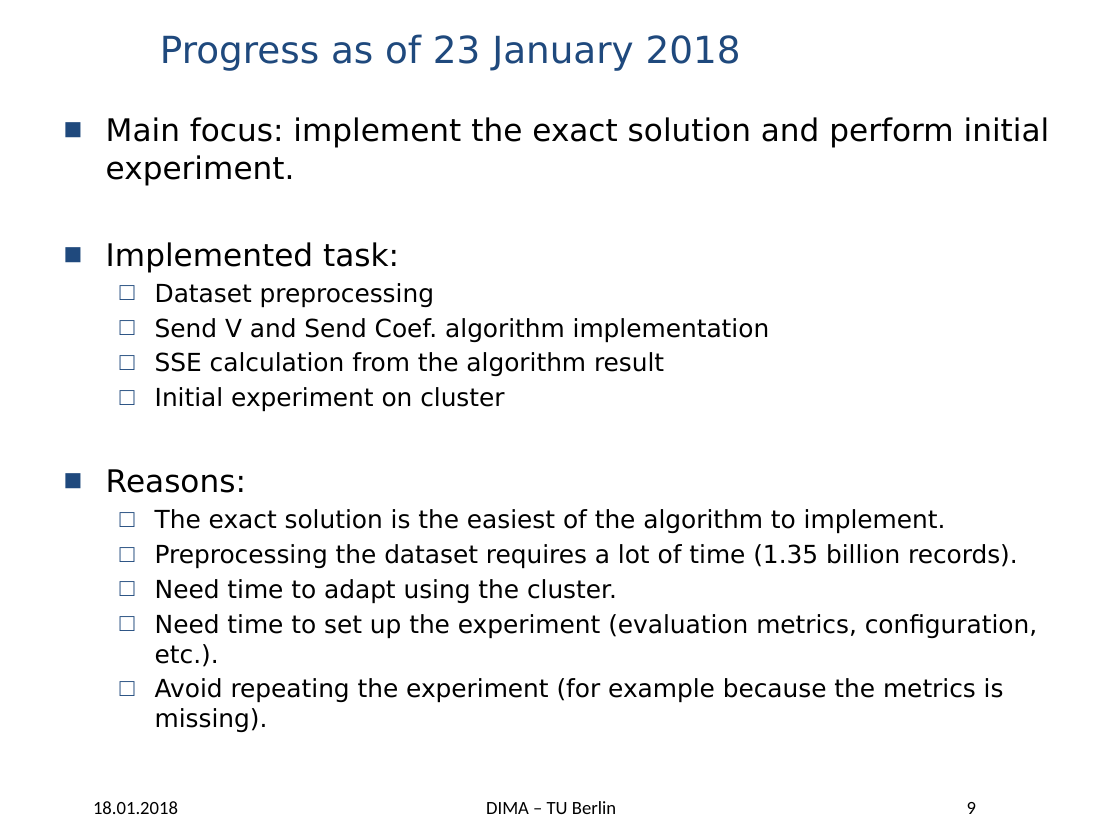
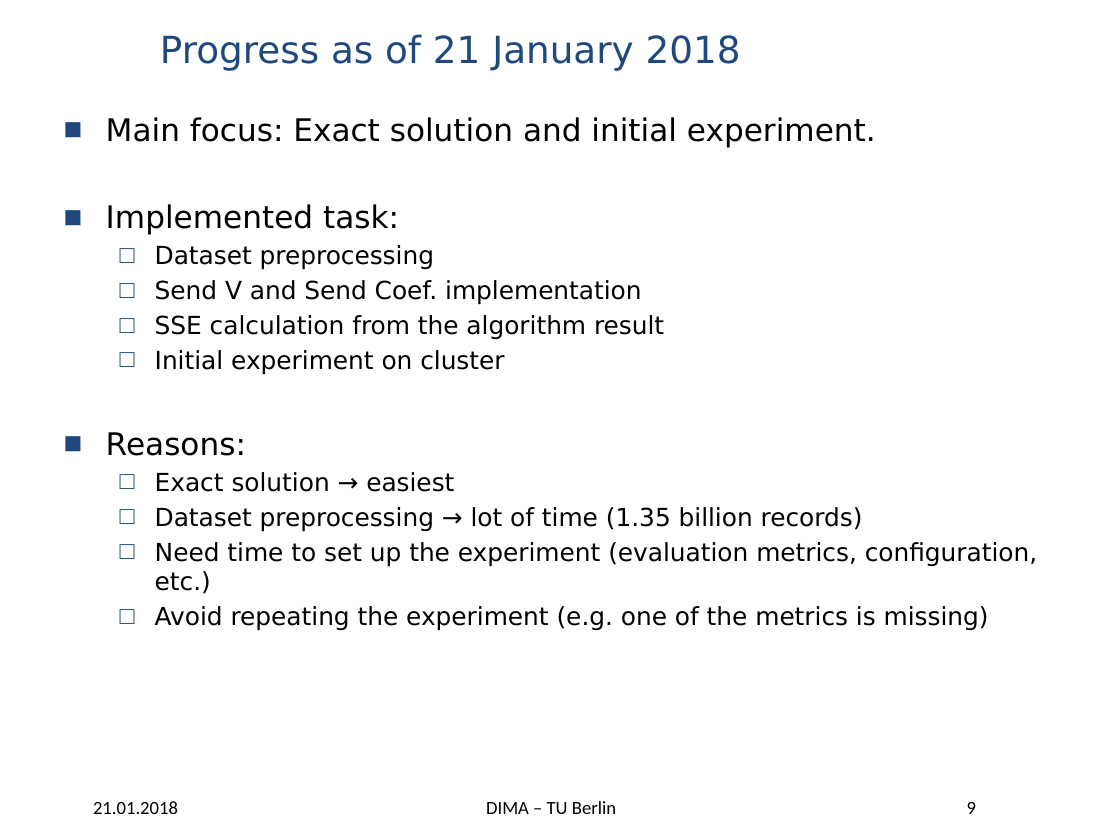
Before and after one commit to panduwicaksono91/wave-hist, a slide deck: slide 9 of BDAPRO Midterm Presentation - Wavelet Histogram.pptx. Drawn at 1120x840 pixels with LibreOffice and Linux fonts; fonts in the diff are those of the drawing; background and template pictures are left out. Boxes give left, top, right and bottom in pixels: in the first picture for what was removed or moved away, otherwise in the second. Text is boxed around its words. In the diff, an @@ line names an element or a change of style, - is before the commit and + after.

Commit message:
presentation update

```diff
--- a/BDAPRO Midterm Presentation - Wavelet Histogram.pptx
+++ b/BDAPRO Midterm Presentation - Wavelet Histogram.pptx
@@ title at [160,34,741,70]: text changed @@
-Progress as of 23 January 2018
+Progress as of 21 January 2018
@@ text at [106,117,876,148]: text changed @@
-■ Main focus: implement the exact solution and perform initial experiment.
+■ Main focus: Exact solution and initial experiment.
@@ text at [155,280,641,305]: text changed @@
-  □ Send V and Send Coef. algorithm implementation
+  □ Send V and Send Coef. implementation
@@ text at [155,472,1037,631]: text changed @@
-  □ The exact solution is the easiest of the algorithm to implement.
-  □ Preprocessing the dataset requires a lot of time (1.35 billion records).
-  □ Need time to adapt using the cluster.
-  □ Need time to set up the experiment (evaluation metrics, configuration, etc.).
-  □ Avoid repeating the experiment (for example because the metrics is missing).
+  □ Exact solution → easiest
+  □ Dataset preprocessing → lot of time (1.35 billion records)
+  □ Need time to set up the experiment (evaluation metrics, configuration, etc.)
+  □ Avoid repeating the experiment (e.g. one of the metrics is missing)
@@ text at [93,801,178,814]: text changed @@
-18.01.2018
+21.01.2018
```
Also in this commit, not shown: 17 other slides changed, 5 slides added, 1 slide removed.
